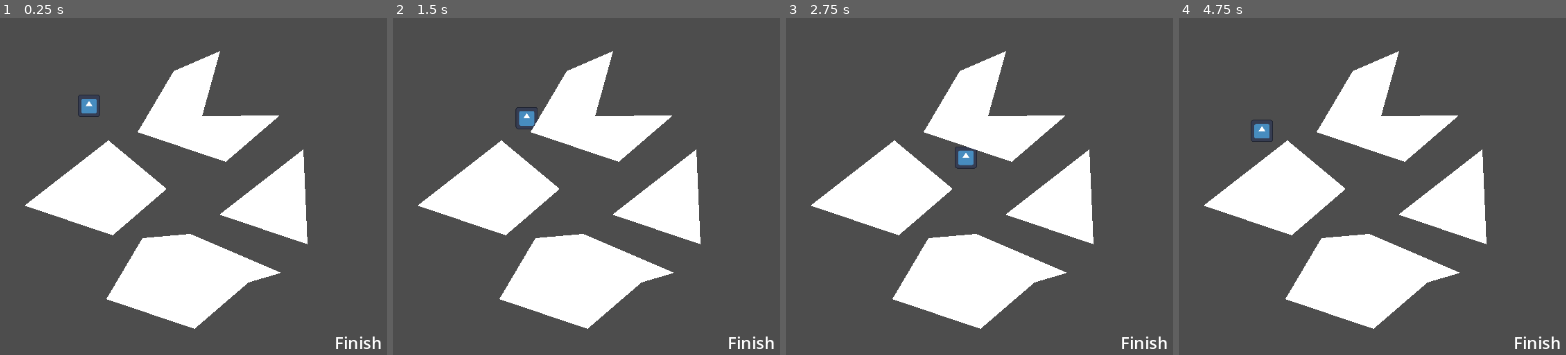
Above: before the commit, frames 1-4 (left to right).
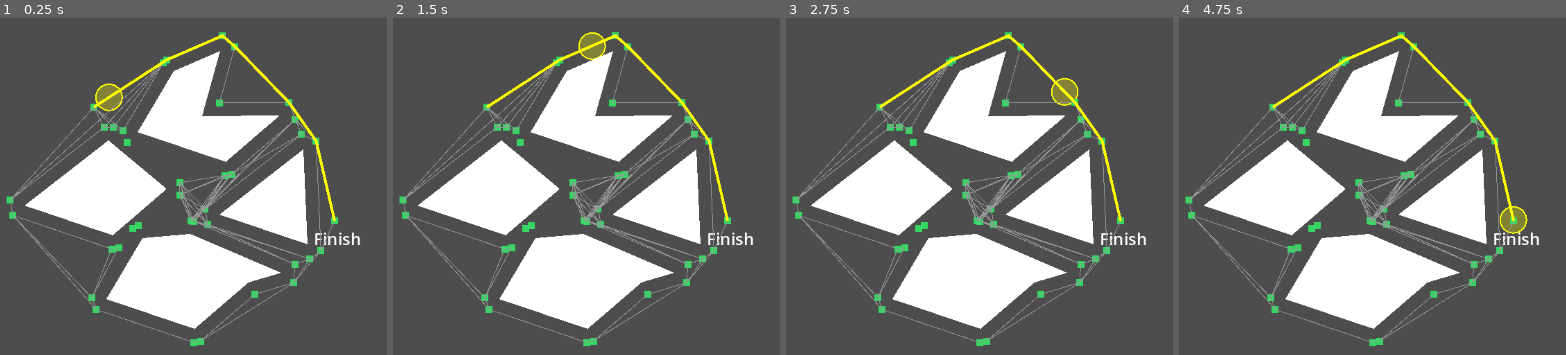
Above: after the commit, the same moments.

Repository: lisiidan/VisibilityGraphGodot
Game: Godot game, scene res://main.tscn
The game is run twice, just before and just after one commit, with the same random seed, the same clock (stepped at 60 frames per second) and the same inputs. The engine's default icon, where the game draws it, is replaced by a stand-in: a white triangle on a blue panel in a dark square.
Inputs:
- Up to frame 1 (0.25 s): no input
- Up to frame 2 (1.5 s): hold D (right) 0.53-1.28 s; hold S (down) from 1.28 s (still down)
- Up to frame 3 (2.75 s): release S (down) at 2.03 s; hold D (right) from 2.03 s (still down)
- Up to frame 4 (4.75 s): release D (right) at 2.78 s; hold W (up) 2.78-3.53 s; hold A (left) from 3.53 s (still down)

The runs differ from the first frame. In frame 1, 5.5% of the frame differs, in the area x 1-99%, y 4-99%; in frame 2, 5.5%; in frame 3, 5.6%; in frame 4, 5.6%.

Commit message:
Demo functionality done

Diff:
--- a/main.tscn
+++ b/main.tscn
@@ -15,11 +15,12 @@
 
 [node name="Robot" parent="." instance=ExtResource("1_ig7tw")]
 unique_name_in_owner = true
-position = Vector2(-351, -193)
+position = Vector2(-344, -191)
+robot_radius = 18.9
 
 [node name="Finish" type="Area2D" parent="."]
 unique_name_in_owner = true
-position = Vector2(33, 123)
+position = Vector2(3, -27)
 script = ExtResource("3_h2yge")
 
 [node name="CollisionShape2D" type="CollisionShape2D" parent="Finish"]
@@ -34,9 +35,6 @@
 theme_override_font_sizes/font_size = 24
 text = "Finish"
 
-[node name="PathFinder" type="Node2D" parent="."]
-script = ExtResource("3_1bvp3")
-
 [node name="Obstacles" type="Node" parent="."]
 
 [node name="Obstacle4" type="StaticBody2D" parent="Obstacles" groups=["Obstacles"]]
@@ -44,6 +42,8 @@
 script = ExtResource("4_lquwl")
 
 [node name="CollisionPolygon2D" type="CollisionPolygon2D" parent="Obstacles/Obstacle4"]
+position = Vector2(-281, -13)
+polygon = PackedVector2Array(51.39095, -116.44009, 28.89901, -35.12306, 129.0462, -36.01724, 138.33994, -11.27413, 46.51592, 67.60035, 36.68258, 69.50789, -103.58782, 22.01476, -109.85114, 5.13515, -51.74796, -93.19331, -47.25593, -97.15533, 33.42215, -132.0757)
 
 [node name="Polygon2D" type="Polygon2D" parent="Obstacles/Obstacle4"]
 position = Vector2(-281, -13)
@@ -54,6 +54,8 @@
 script = ExtResource("4_lquwl")
 
 [node name="CollisionPolygon2D" type="CollisionPolygon2D" parent="Obstacles/Obstacle3"]
+position = Vector2(-281, -13)
+polygon = PackedVector2Array(37.28633, -105.29467, 182.62794, -43.16391, 181.11017, -16.67386, 125.25794, -0.03702, 46.51592, 67.60035, 36.68258, 69.50789, -103.58782, 22.01476, -109.85114, 5.13515, -50.94314, -94.55531, -43.19694, -99.43246, 32.68424, -106.03082)
 
 [node name="Polygon2D" type="Polygon2D" parent="Obstacles/Obstacle3"]
 position = Vector2(-281, -13)
@@ -64,6 +66,8 @@
 script = ExtResource("4_lquwl")
 
 [node name="CollisionPolygon2D" type="CollisionPolygon2D" parent="Obstacles/Obstacle2"]
+position = Vector2(-281, -13)
+polygon = PackedVector2Array(38.983, -105.78312, 134.83398, -25.90731, 134.96497, -8.37511, 46.51592, 67.60035, 36.68258, 69.50789, -105.75954, 21.27945, -109.51457, -0.99609, 25.66462, -106.01133)
 
 [node name="Polygon2D" type="Polygon2D" parent="Obstacles/Obstacle2"]
 position = Vector2(-281, -13)
@@ -74,8 +78,14 @@
 script = ExtResource("4_lquwl")
 
 [node name="CollisionPolygon2D" type="CollisionPolygon2D" parent="Obstacles/Obstacle"]
+polygon = PackedVector2Array(50.37844, -99.3225, 57.31796, 59.12971, 41.37858, 71.09787, -105.75954, 21.27945, -109.51457, -0.99609, 29.49185, -108.98455)
 
 [node name="Polygon2D" type="Polygon2D" parent="Obstacles/Obstacle"]
 polygon = PackedVector2Array(-89, 7, 32, -87, 38, 50)
 
+[node name="PathFinder" type="Node2D" parent="."]
+script = ExtResource("3_1bvp3")
+
+[connection signal="radius_changed" from="Robot" to="Obstacles/Obstacle" method="_on_robot_radius_changed"]
 [connection signal="body_entered" from="Finish" to="Finish" method="_on_body_entered"]
+[connection signal="path_ready" from="PathFinder" to="Robot" method="_on_path_finder_path_ready"]
--- a/obstacol.gd
+++ b/obstacol.gd
@@ -1,20 +1,31 @@
+@tool
 extends StaticBody2D
 
 @onready var polygon_2d: Polygon2D = $Polygon2D
 @onready var collision_polygon_2d: CollisionPolygon2D = $CollisionPolygon2D
+@onready var robot: CharacterBody2D = %Robot
 
-@export var expand_distance: float = 5.0
+var original_poly: PackedVector2Array
 
-# Called when the node enters the scene tree for the first time.
 func _ready() -> void:
-	var original_poly := polygon_2d.polygon
-	var expanded := Geometry2D.offset_polygon(original_poly, expand_distance)
+	original_poly = polygon_2d.polygon
+	_update_collision_polygon(5.0)  # initial value
 
-	# offset_polygon() întoarce un Array de poligoane (de obicei 1)
+	# Connect to the robot’s signal if possible
+	if robot and robot.has_signal("radius_changed"):
+		robot.radius_changed.connect(_on_radius_changed)
+
+func _on_radius_changed(new_radius: float) -> void:
+	_update_collision_polygon(new_radius)
+
+func _update_collision_polygon(dist: float) -> void:
+	var expanded := Geometry2D.offset_polygon(original_poly, dist)
 	if expanded.size() > 0:
 		collision_polygon_2d.polygon = expanded[0]
 	else:
-		# fallback dacă offset eșuează (ex. poligon prea mic)
 		collision_polygon_2d.polygon = original_poly
+	collision_polygon_2d.global_position = polygon_2d.global_position
 
-	collision_polygon_2d.global_position = polygon_2d.global_position
+
+func _on_robot_radius_changed(new_radius: float) -> void:
+	_update_collision_polygon(new_radius) # Replace with function body.
--- a/path_finder.gd
+++ b/path_finder.gd
@@ -1,8 +1,19 @@
 extends Node2D
+
+signal path_ready(points: PackedVector2Array)
 
 @onready var obstacles = get_tree().get_nodes_in_group("Obstacles")
 @onready var robot: CharacterBody2D = %Robot
 @onready var finish: Area2D = %Finish
+var visibilityGraph := AStar2D.new()
+var verticesIdxInGraph: Dictionary = {}
+# Array which contains arrays of vertices of obstacles
+var obstaclesVertices: Array[PackedVector2Array] = []
+# debug caches for drawing
+var _dbg_vertices: PackedVector2Array = []
+var _dbg_edges: Array[Vector2] = []  # flat: [a0,b0,a1,b1,...] in *local* coords
+var _dbg_path: PackedVector2Array = []  # will store the current shortest path
+const EPS := 1e-4
 
 # Function to find all vertices of obstacles
 func extract_global_pos_of_vertices():
@@ -10,54 +21,229 @@
 	for obstacle in obstacles:
 		if obstacle is StaticBody2D:
 			var collision_of_obstacle = obstacle.find_child("CollisionPolygon2D")
+			if collision_of_obstacle == null:
+				continue
 			var local_points: PackedVector2Array = collision_of_obstacle.polygon
 			for p in local_points:
 				global_points.append(collision_of_obstacle.to_global(p))
-	print(global_points)
 	return global_points
 
 func build_visibility_graph():
+	visibilityGraph = AStar2D.new()
+	verticesIdxInGraph.clear()
+
+	var allVertices: PackedVector2Array = extract_global_pos_of_vertices()
 	var start_point: Vector2 = robot.global_position
 	var end_point: Vector2 = finish.global_position
-	var all_vertices: PackedVector2Array = extract_global_pos_of_vertices()
-	all_vertices.append(start_point)
-	all_vertices.append(end_point)
-	print(all_vertices)
+	allVertices.append(start_point)
+	allVertices.append(end_point)
+
+	# Collect obstacle vertices positions
+	obstaclesVertices.clear()
+	for obstacle in obstacles:
+		if obstacle is StaticBody2D:
+			var collision_of_obstacle: CollisionPolygon2D = obstacle.find_child("CollisionPolygon2D")
+			if collision_of_obstacle == null: continue
+			var polygonVertices := PackedVector2Array()
+			for vertex in collision_of_obstacle.polygon:
+				#print("Append vertex: " + str(vertex))
+				polygonVertices.append(collision_of_obstacle.to_global(vertex))
+			obstaclesVertices.append(polygonVertices)
+
+	# Add all nodes to visibilityGraph
+	for i in allVertices.size():
+		visibilityGraph.add_point(i,allVertices[i])
+		verticesIdxInGraph[allVertices[i]] = i
+
+	# ▶ fill debug vertices (convert to local for drawing)
+	_dbg_vertices.clear()
+	for v in allVertices:
+		_dbg_vertices.append(to_local(v))
+
+	# ▶ clear edges cache
+	_dbg_edges.clear()
+
+	# connect only visible pairs
+	for i in allVertices.size():
+		for j in range(i + 1, allVertices.size()):
+			var a := allVertices[i]
+			var b := allVertices[j]
+			if not segment_intersect_obstacles(a, b):
+				var weight := a.distance_to(b)
+				visibilityGraph.connect_points(i,j,weight)
+				# ▶ store edge for drawing (as local coords)
+				_dbg_edges.append(to_local(a))
+				_dbg_edges.append(to_local(b))
+
+	print("path from :" + str(start_point) + " to " + str(end_point) + " is: ")
+	var path = visibilityGraph.get_point_path(verticesIdxInGraph[start_point], verticesIdxInGraph[end_point])
+	# ▶ store path for drawing (convert to local coords)
+	_dbg_path.clear()
+	for p in path:
+		_dbg_path.append(to_local(p))
+
+	# ▶ redraw
+	queue_redraw()
+	print(path)
+
+	# ▶ redraw debug graphics
+	queue_redraw()
+
+	return path
+
+func segment_intersect_obstacles(a: Vector2, b: Vector2) -> bool:
+	for poly in obstaclesVertices:
+		var n := poly.size()
+
+		# --- 1️⃣ reject internal diagonals ---
+		var ia := _find_vertex_index(poly, a, EPS)
+		var ib := _find_vertex_index(poly, b, EPS)
+		if ia != -1 and ib != -1 and not _are_adjacent(n, ia, ib):
+			var mid := (a + b) * 0.5
+			if _point_inside_polygon_tolerant(mid, poly):
+				# If the midpoint is deep inside, block it
+				if not _is_point_on_polygon_border(mid, poly):
+					return true
+
+		# --- 2️⃣ check each polygon edge for intersection ---
+		for k in n:
+			var c := poly[k]
+			var d := poly[(k + 1) % n]
+
+			# skip shared endpoints
+			if a.distance_to(c) < EPS or a.distance_to(d) < EPS or b.distance_to(c) < EPS or b.distance_to(d) < EPS:
+				continue
+
+			# check intersection
+			if Geometry2D.segment_intersects_segment(a, b, c, d):
+				# --- 3️⃣ if colinear with the edge, allow (move along border) ---
+				if _segments_are_colinear(a, b, c, d):
+					continue
+				return true
+
+	# --- 4️⃣ last safety: both endpoints outside polygons (no through walls) ---
+	var mid := (a + b) * 0.5
+	for poly in obstaclesVertices:
+		if _point_inside_polygon_tolerant(mid, poly):
+			# If the midpoint is deep inside, block it
+			if not _is_point_on_polygon_border(mid, poly):
+				return true
+
+
+	return false
+
+
+
+
+func segment_intersect_except_endpoints(a,b,c,d):
+	# if some of the points are the same point there it's irrelevant
+	if a.distance_to(c) < EPS or a.distance_to(d) < EPS or b.distance_to(c) < EPS or b.distance_to(d) < EPS:
+		return false
+	return Geometry2D.segment_intersects_segment(a,b,c,d)
+
+func build_path_and_emit_signal():
+	var path = build_visibility_graph()
+	emit_signal("path_ready", path)
 
 # Called when the node enters the scene tree for the first time.
 func _ready() -> void:
-	call_deferred("build_visibility_graph")
-
-
-# Called every frame. 'delta' is the elapsed time since the previous frame.
-func _process(delta: float) -> void:
-	pass
-
-
-# Pseudocod pentru versiunea optimizata:
-
-#graph buildVisibilityGraph(Set<Segment> segments)
-#	vertices = getVertices(segments) + start + finish
-#	graph = visibilityGraph(verticies)
-#	for Vertex v in vetices
-#		for Vertex w in getVisibileVertices(v, segments)
-#			visibilityGraph.addEdge(v,w)
-#	return visibilityGraph
-
-#Set<Vertex> getVisibileVertices(Vertex v, set<Segment> segments)
-#	set<Vertex> answer
-#	for Segment s in segments
-#		if intersect(s, l)
-#			status.add(s)
-#	for Point w in segments
-#		if v.x <= w.x
-#			currentVertices.add(w)
-#	sort(currentVertices) by angle
-#	for Point w in currentVertices
-#		if not intersect(vw, status.closest)
-#			answer.add(w)
-#		for Segment s edning in w
-#			status.delete(s)
-#		for Segment S beginning in w
-#			status.add(s)
-#	return answer
+	call_deferred("build_path_and_emit_signal")
+
+# ▶ draw 10x10 squares at vertices + graph edges
+func _draw() -> void:
+	# draw vertices as 10x10 squares
+	for v in _dbg_vertices:
+		draw_rect(Rect2(v - Vector2(5, 5), Vector2(10, 10)), Color(0.2, 0.9, 0.4, 0.9), true)
+
+	# draw edges in gray
+	for i in range(0, _dbg_edges.size(), 2):
+		draw_line(_dbg_edges[i], _dbg_edges[i + 1], Color(0.6, 0.6, 0.6), 1.0)
+
+	# ▶ draw final path in bold yellow
+	if _dbg_path.size() >= 2:
+		draw_polyline(_dbg_path, Color.YELLOW, 4.0)
+
+
+func _find_vertex_index(poly: PackedVector2Array, p: Vector2, eps: float) -> int:
+	for i in poly.size():
+		if p.distance_to(poly[i]) < eps:
+			return i
+	return -1
+
+func _are_adjacent_indices(n: int, i: int, j: int) -> bool:
+	if i == j:
+		return true
+	return (abs(i - j) == 1) or ((i == 0 and j == n - 1) or (j == 0 and i == n - 1))
+
+# More robust "midpoint inside" test (nudge off segment to avoid boundary ambiguity)
+func _midpoint_inside(poly: PackedVector2Array, a: Vector2, b: Vector2) -> bool:
+	var mid := (a + b) * 0.5
+	# Try mid, and a tiny perpendicular nudge in case mid lies exactly on boundary
+	var d := (b - a)
+	if d.length() == 0.0:
+		return false
+	var n := Vector2(-d.y, d.x).normalized() * 1e-3
+	return Geometry2D.is_point_in_polygon(mid, poly) \
+		or Geometry2D.is_point_in_polygon(mid + n, poly) \
+		or Geometry2D.is_point_in_polygon(mid - n, poly)
+
+func _are_adjacent(n: int, i: int, j: int) -> bool:
+	return i != -1 and j != -1 and (abs(i - j) == 1 or (i == 0 and j == n - 1) or (j == 0 and i == n - 1))
+
+func _orientation(a: Vector2, b: Vector2, c: Vector2) -> float:
+	return (b.x - a.x) * (c.y - a.y) - (b.y - a.y) * (c.x - a.x)
+
+func _on_segment(a: Vector2, b: Vector2, p: Vector2) -> bool:
+	# p colinear with a-b and within the bounding box
+	if absf(_orientation(a, b, p)) > 1e-7: return false
+	return p.x >= min(a.x, b.x) - 1e-7 and p.x <= max(a.x, b.x) + 1e-7 \
+		and p.y >= min(a.y, b.y) - 1e-7 and p.y <= max(a.y, b.y) + 1e-7
+
+func _segments_overlap_colinear(a: Vector2, b: Vector2, c: Vector2, d: Vector2) -> bool:
+	# a-b and c-d colinear and the projections overlap
+	if absf(_orientation(a, b, c)) > 1e-7 or absf(_orientation(a, b, d)) > 1e-7:
+		return false
+	return _on_segment(a, b, c) or _on_segment(a, b, d) or _on_segment(c, d, a) or _on_segment(c, d, b)
+
+func _point_inside_tolerant(poly: PackedVector2Array, p: Vector2) -> bool:
+	# test p and tiny nudges to avoid boundary ambiguity
+	if Geometry2D.is_point_in_polygon(p, poly): return true
+	var nudge := Vector2(1e-3, 0)
+	return Geometry2D.is_point_in_polygon(p + nudge, poly) \
+		or Geometry2D.is_point_in_polygon(p - nudge, poly) \
+		or Geometry2D.is_point_in_polygon(p + nudge.rotated(1.5707963), poly) \
+		or Geometry2D.is_point_in_polygon(p - nudge.rotated(1.5707963), poly)
+
+func _segments_are_colinear(a: Vector2, b: Vector2, c: Vector2, d: Vector2) -> bool:
+	var v1 := (b - a).normalized()
+	var v2 := (d - c).normalized()
+	return absf(v1.dot(v2)) > 0.9999 and absf(_orientation(a, b, c)) < 1e-6
+
+func _point_inside_polygon_tolerant(p: Vector2, poly: PackedVector2Array, eps := 0.001) -> bool:
+	# Treats points on edges as OUTSIDE
+	if Geometry2D.is_point_in_polygon(p, poly):
+		return true
+	# If it's extremely close to an edge, treat as outside (allowed)
+	for i in poly.size():
+		var a := poly[i]
+		var b := poly[(i + 1) % poly.size()]
+		if _distance_point_to_segment(p, a, b) < eps:
+			return false  # close enough to edge, not really inside
+	return false
+
+func _is_point_on_polygon_border(p: Vector2, poly: PackedVector2Array, eps := 0.001) -> bool:
+	for i in poly.size():
+		var a := poly[i]
+		var b := poly[(i + 1) % poly.size()]
+		if _distance_point_to_segment(p, a, b) < eps:
+			return true
+	return false
+
+func _distance_point_to_segment(p: Vector2, a: Vector2, b: Vector2) -> float:
+	# Compute the shortest distance from point p to segment ab
+	var ab := b - a
+	var t := 0.0
+	if ab.length_squared() > 0.0:
+		t = clamp((p - a).dot(ab) / ab.length_squared(), 0.0, 1.0)
+	var closest := a + ab * t
+	return p.distance_to(closest)
--- a/robot.gd
+++ b/robot.gd
@@ -1,12 +1,68 @@
 # Robot.gd (pe nodul robot, ex. CharacterBody2D/Node2D)
+@tool
+
 extends CharacterBody2D
+signal radius_changed(new_radius: float)
 
+@onready var cshape: CollisionShape2D = $CollisionShape2D
 @export var speed: float = 120.0
-
+@export var arrive_radius: float = 5.0
+@export_range(1.0, 30.0, 0.1, "px")
+var robot_radius: float:
+	set(value):
+		if is_equal_approx(_robot_radius, value):
+			return
+		_robot_radius = clamp(value, 1.0, 30.0)
+		_apply_radius_to_shape(_robot_radius)
+		emit_signal("radius_changed", _robot_radius)
+	get:
+		return _robot_radius
+var _robot_radius := 12.0
+var _path: PackedVector2Array = []
+var _next_waypoint = 0
 func get_input():
 	var input_direction = Input.get_vector("left", "right", "up", "down")
 	velocity = input_direction * speed
 
 func _physics_process(delta: float) -> void:
-	get_input()
+	# If path is not ready yet or finish is reached, stop
+	if _path.is_empty() or _next_waypoint >= _path.size():
+		velocity = Vector2.ZERO
+		move_and_slide()
+		return
+
+	var target := _path[_next_waypoint]
+	var to_target := (target - global_position)
+	var dist := to_target.length()
+
+	if(dist <= arrive_radius):
+		_next_waypoint += 1
+	var dir := to_target.normalized()
+	velocity = dir * speed
 	move_and_slide()
+
+func _on_path_finder_path_ready(points: PackedVector2Array) -> void:
+	_path = points
+	_next_waypoint = 0
+
+func _ready():
+	if cshape and cshape.shape:
+		cshape.shape = cshape.shape.duplicate()
+	_apply_radius_to_shape(_robot_radius)
+	call_deferred("emit_signal", "radius_changed", _robot_radius)
+
+func _apply_radius_to_shape(r: float) -> void:
+	if not cshape:
+		return
+	if cshape.shape == null:
+		cshape.shape = CircleShape2D.new()
+	var circle := cshape.shape as CircleShape2D
+	if circle:
+		circle.radius = r
+		cshape.queue_redraw()
+		queue_redraw()
+
+func _draw():
+	# ✅ Draw circle in both editor and runtime
+	draw_circle(Vector2.ZERO, _robot_radius, Color(1, 1, 0, 0.3))
+	draw_circle(Vector2.ZERO, _robot_radius, Color(1, 1, 0, 1), false, 2)
--- a/robot.tscn
+++ b/robot.tscn
@@ -1,16 +1,17 @@
-[gd_scene load_steps=4 format=3 uid="uid://dfh6uroj1b2pg"]
+[gd_scene load_steps=3 format=3 uid="uid://dfh6uroj1b2pg"]
 
-[ext_resource type="Texture2D" uid="uid://sievtk3hoyk8" path="res://icon.svg" id="1_3cn6f"]
 [ext_resource type="Script" uid="uid://dicmkiwxxvy5u" path="res://robot.gd" id="1_dfm56"]
 
 [sub_resource type="CircleShape2D" id="CircleShape2D_yhfw1"]
+radius = 1.0
 
 [node name="Robot" type="CharacterBody2D"]
+collision_layer = 2
+collision_mask = 2
 script = ExtResource("1_dfm56")
 
 [node name="CollisionShape2D" type="CollisionShape2D" parent="."]
 shape = SubResource("CircleShape2D_yhfw1")
 
 [node name="Sprite2D" type="Sprite2D" parent="."]
-scale = Vector2(0.25, 0.25)
-texture = ExtResource("1_3cn6f")
+scale = Vector2(0.28124997, 0.21874997)
